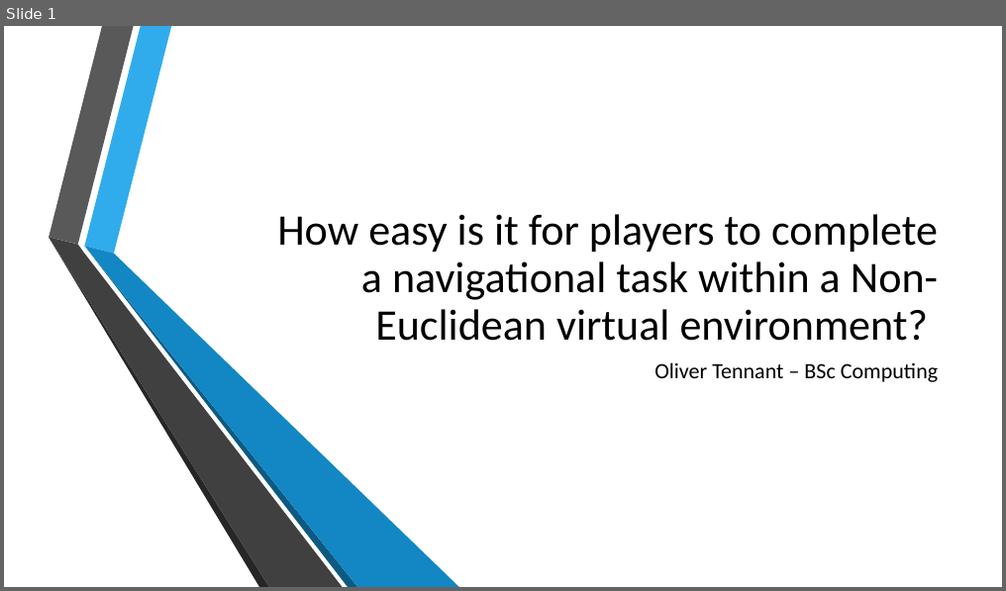
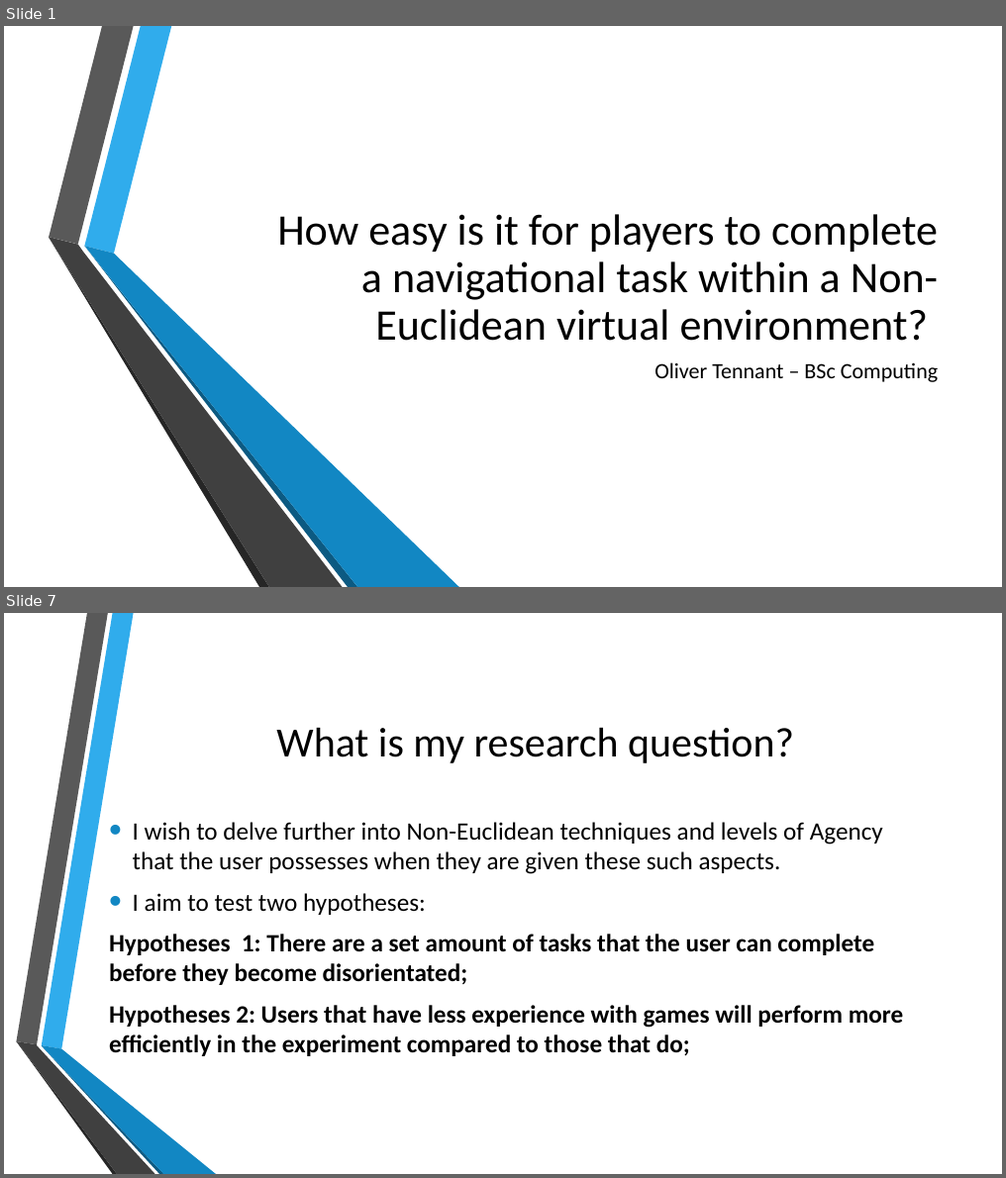
Before and after one commit to Lieu-Tennie/Non-Euclidean-Virtual-Environment-Artefact, a slide deck: Non-Euclidean Presentation.pptx. Shown one above the other, each under a label of ours: slide 1 before the commit, slides 1 and 7 after it; the slides between them are not shown. The pictures are 1006x591 and 1006x1178 pixels, drawn with LibreOffice and Linux fonts; fonts in the diff are those of the drawing; background and template pictures are left out. Boxes give left, top, right and bottom in pixels: in the first picture for what was removed or moved away, otherwise in the second. Text is boxed around its words. In the diff, an @@ line names an element or a change of style, - is before the commit and + after.

```diff
--- a/Non-Euclidean Presentation.pptx
+++ b/Non-Euclidean Presentation.pptx
@@ slide 7 added at (x1=4, y1=613, x2=1002, y2=1174), background picture (left out) @@
@@ title added at (x1=276, y1=728, x2=794, y2=763), 40 pt, text #000000 @@
+What is my research question?
@@ text added at (x1=109, y1=822, x2=903, y2=1057), 24 pt, text #000000, bold @@
+• I wish to delve further into Non-Euclidean techniques and levels of Agency that the user possesses when they are given these such aspects.
+• I aim to test two hypotheses:
+Hypotheses 1: There are a set amount of tasks that the user can complete before they become disorientated;
+Hypotheses 2: Users that have less experience with games will perform more efficiently in the experiment compared to those that do;
@@ group added at (x1=16, y1=613, x2=216, y2=1174): 6 freeform shapes @@
```
Also in this commit, not shown: 1 slide changed, 13 other slides added.
